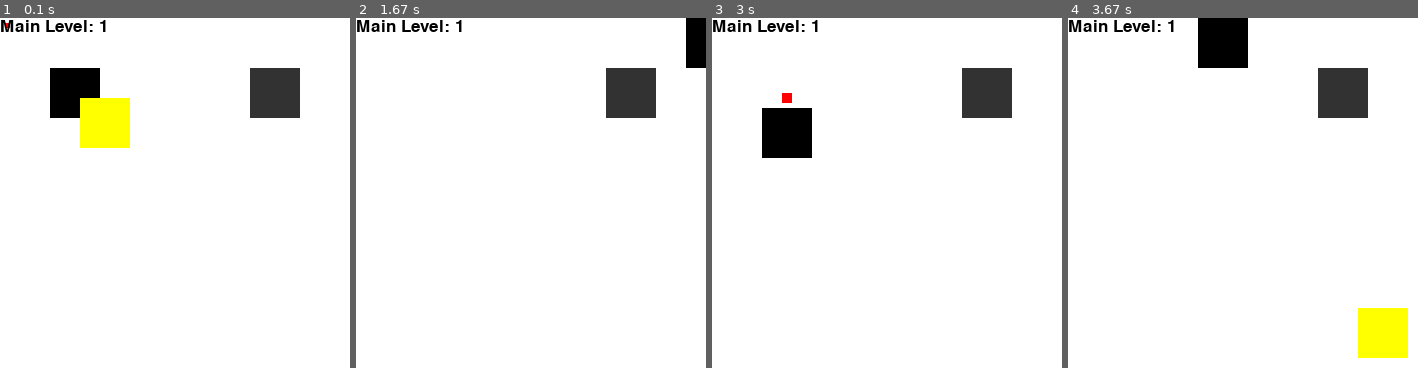
Above: before the commit, frames 1-4 (left to right).
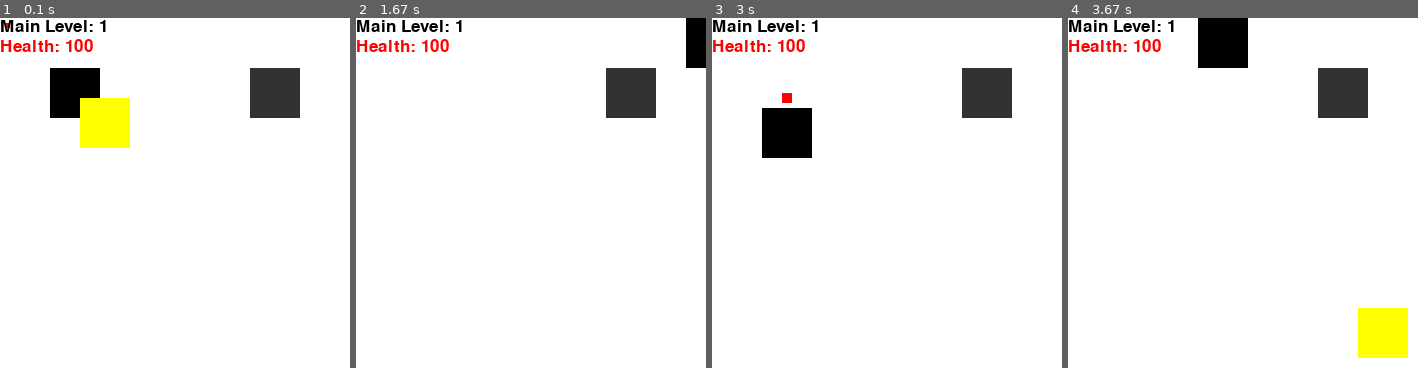
Above: after the commit, the same moments.

Repository: Kidd-buu/mmorpgPYTHON
Game: pygame game, started from pygame_2023.py
The game is run twice, just before and just after one commit, with the same random seed, the same clock (stepped at 60 frames per second) and the same inputs.
Inputs:
- Up to frame 1 (0.1 s): no input
- Up to frame 2 (1.67 s): hold Right 0.33-0.8 s; hold Up 0.83-1.13 s; tap Space at 0.9, 1.23, 1.53 s; hold Right 1.17-1.63 s
- Up to frame 3 (3 s): hold Left 1.67-2.2 s; tap Space at 1.73, 2.03, 2.3, 2.63, 2.93 s; hold Down 2.23-2.53 s; hold Left 2.57-2.97 s
- Up to frame 4 (3.67 s): hold Up 3-3.37 s; tap Space at 3.07, 3.47 s; hold Right from 3.4 s (still down)
The pictures show only the part of the screen within x 0-50%, y 0-50%; the shares and areas given below are measured in that part.

The runs differ from the first frame. In frame 1, 0.5% of the frame differs, in the area x 0-27%, y 6-10%; in frame 2, 0.5%; in frame 3, 0.5%; in frame 4, 0.5%.

Commit message:
Update pygame_2023.py
-added health bar that shows now

Diff:
--- a/pygame_2023.py
+++ b/pygame_2023.py
@@ -38,7 +38,6 @@
 npc_speed = 5
 
 
-
 # Set up the tree
 tree = pygame.Rect(500, 50, 50, 50)
 tree_hp = 10
@@ -65,7 +64,6 @@
 
 # Set up the font
 font = pygame.font.SysFont(None, 25)
-print("1")
 
 # -------- Main Program Loop -----------
 while not done:
@@ -96,7 +94,7 @@
     if keys[pygame.K_DOWN]:
         player.y += player_speed
 
-        # shoot circle object
+    # shoot circle object
     if keys[pygame.K_SPACE]:
         circle = pygame.draw.circle(screen, RED, (player.x + player.width // 2, player.y + player.height // 2), 10)
         if circle.colliderect(tree):
@@ -159,12 +157,8 @@
     rock.clamp_ip(screen.get_rect())
     npc.clamp_ip(screen.get_rect())
 
-     # Draw the health bars
-    player_health = font.render(f"Player_HP: {player_hp}", True, RED)
-    screen.blit(player_health, (size[0] - player_health.get_width(), 15))
 
-    #player_health = font.render(f"Player_HP: {player_hp}", True, RED)
-    #screen.blit(player_health, (0, size[1] - player_health.get_height()))
+
 
     # --- Drawing code should go here
     screen.fill(WHITE)
@@ -183,10 +177,13 @@
     score_gold = font.render(f"Gold: {gold}", True, RED)
     screen.blit(score_gold, (size[0] - score_gold.get_width(), 15))
 
-
     # Draw the main level in the top left corner of the screen
     level_text = font.render(f"Main Level: {main_level}", True, BLACK)
     screen.blit(level_text, (0, 0))
+
+    # Draw Player Health
+    player_health = font.render(f"Health: {player_hp}", True, RED)
+    screen.blit(player_health, (0, 20))
 
     # --- Go ahead and update the screen with what we've drawn.
     pygame.display.flip()
